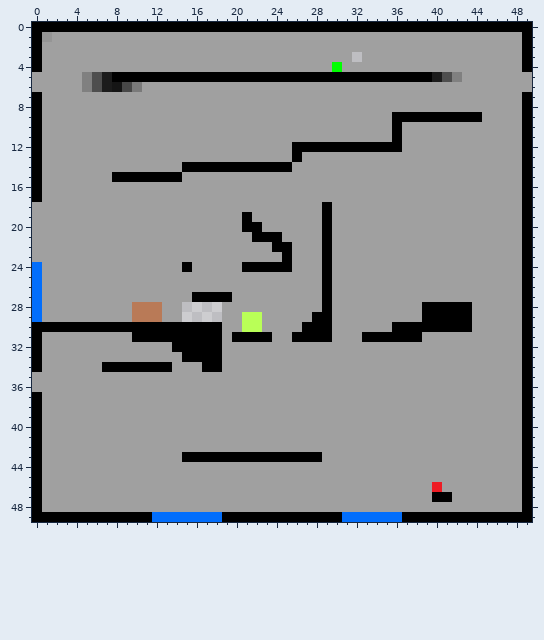
Pixel-art sprite: levels/0_0.png. Above: the version before the commit.
The file is 50x50 pixels. Colours within 5 levels of each other are drawn and written as one.
Now the later version:
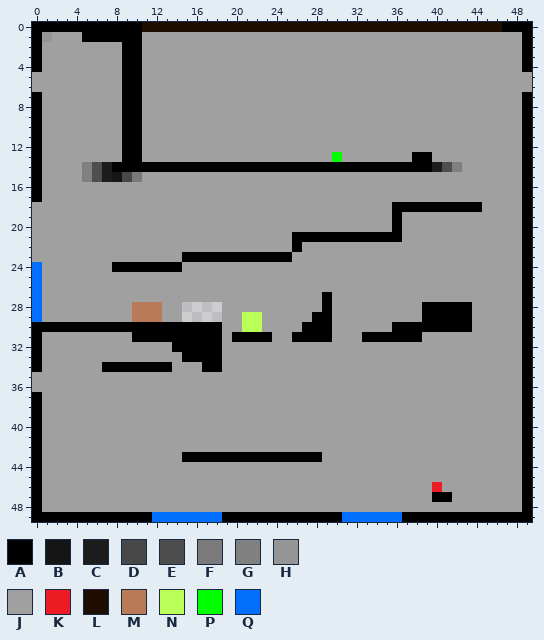
Palette (. is transparent): A #000000  B #151515  C #1c1c1c  D #484848  E #4e4e4e  F #7a7a7a  G #808080  H #959595  J #a0a0a0  K #ed1c24  L #1f0e00  M #b97a57  N #b9ff57  P #00ff00  Q #026efc
Difference:
Colour A replaces colour D in row 6 at x 9.
Colour A replaces colour F in row 6 at x 10.
Colour A replaces colour J in row 1 at x 5 to 10; in rows 2 to 4 at x 9 to 10; in rows 7 to 12 at x 9 to 10; in row 13 at x 9 to 10 and 38 to 39; in row 14 at x 8 to 14 and 26 to 39; in row 18 at x 36 to 44.
Colour A replaces colour J in rows 19 to 20 at x 36; in row 21 at x 26 to 28 and 30 to 36; in row 22 at x 26; in row 23 at x 15 to 24; in row 24 at x 8 to 14.
Colour B replaces colour A in row 15 at x 8.
Colour C replaces colour J in row 14 at x 7 and 40; in row 15 at x 7.
Colour D replaces colour A in row 15 at x 9.
Colour E replaces colour J in row 14 at x 6 and 41; in row 15 at x 6.
Colour F replaces colour A in row 15 at x 10.
Colour G replaces colour J in row 14 at x 5 and 42; in row 15 at x 5.
Colour J is added in row 3 at x 32.
Colour J replaces colour A in row 5 at x 8 and 11 to 39; in row 9 at x 36 to 44; in rows 10 to 11 at x 36; in row 12 at x 26 to 36; in row 13 at x 26; in row 15 at x 11 to 14.
Colour J replaces colour A in row 18 at x 29; in row 19 at x 21 and 29; in row 20 at x 21 to 22 and 29; in row 21 at x 22 to 24; in row 22 at x 24 to 25 and 29; in row 23 at x 29.
Colour J replaces colour A in row 24 at x 15, 21 to 25 and 29; in rows 25 to 26 at x 29; in row 27 at x 16 to 19.
Colour J replaces colour B in row 6 at x 8.
Colour J replaces colour C in row 5 at x 7 and 40; in row 6 at x 7.
Colour J replaces colour E in row 5 at x 6 and 41; in row 6 at x 6.
Colour J replaces colour G in row 5 at x 5 and 42; in row 6 at x 5.
Colour J replaces colour P in row 4 at x 30.
Colour L replaces colour A in row 0 at x 11 to 46.
Colour P replaces colour J in row 13 at x 30.
Pixel boxes of the changes (left, top, right, bottom) in both pictures:
changed: (82, 22, 502, 182)
changed: (112, 202, 482, 302)
